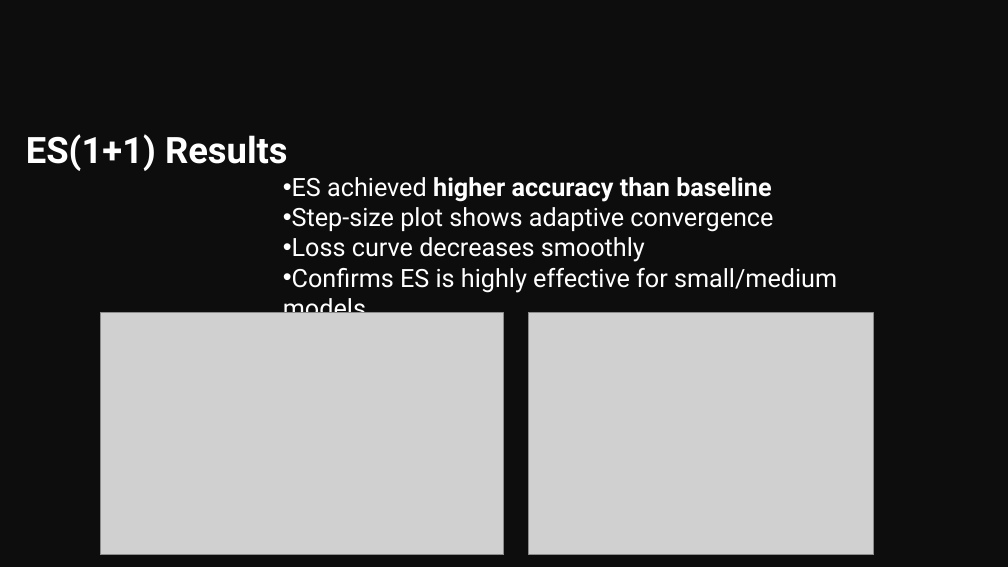
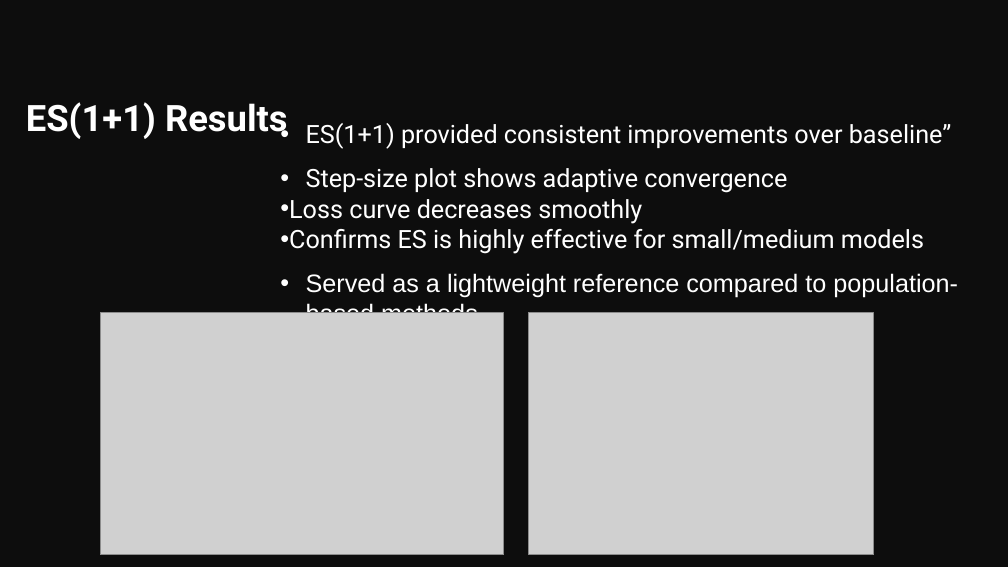
Before and after one commit to HAR5HA-7663/MCS-5993-Evolutionary-Computation-and-Deep-Learning, a slide deck: slide 38 of Term-project_Deep_Food_image_classifier/Deep Food Image Classifier [mid-update].pptx. Drawn at 1008x567 pixels with LibreOffice and Linux fonts; fonts in the diff are those of the drawing; grey boxes stand for pictures. Boxes give left, top, right and bottom in pixels: in the first picture for what was removed or moved away, otherwise in the second. Text is boxed around its words. In the diff, an @@ line names an element or a change of style, - is before the commit and + after.

```diff
--- a/Term-project_Deep_Food_image_classifier/Deep Food Image Classifier [mid-update].pptx
+++ b/Term-project_Deep_Food_image_classifier/Deep Food Image Classifier [mid-update].pptx
@@ title "ES(1+1) Results": place and size @@
-title "ES(1+1) Results" at [26, 134, 288, 171]
+title "ES(1+1) Results" at [26, 102, 288, 139]
@@ subtitle "ES(1+1) provided consistent improvements over ...": place and size @@
-subtitle "ES(1+1) provided consistent improvements over ..." at [283, 177, 837, 323]
+subtitle "ES(1+1) provided consistent improvements over ..." at [289, 123, 958, 313]
@@ subtitle at [306, 123, 952, 149]: text changed; bold off @@
-• ES achieved higher accuracy than baseline
+• ES(1+1) provided consistent improvements over baseline”
@@ subtitle at [306, 168, 787, 193]: indent changed; more space between paragraphs @@
@@ subtitle at [306, 273, 958, 313]: paragraph added @@
+• Served as a lightweight reference compared to population-based methods
```
Also in this commit, not shown: 4 other slides changed, 15 slides added, 4 slides removed.
